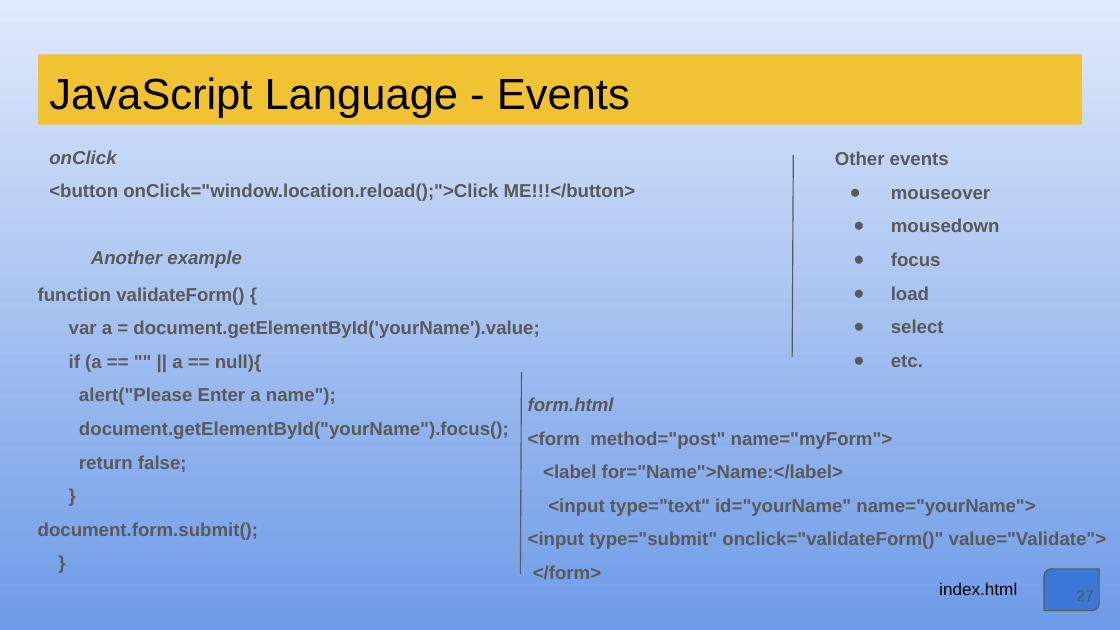
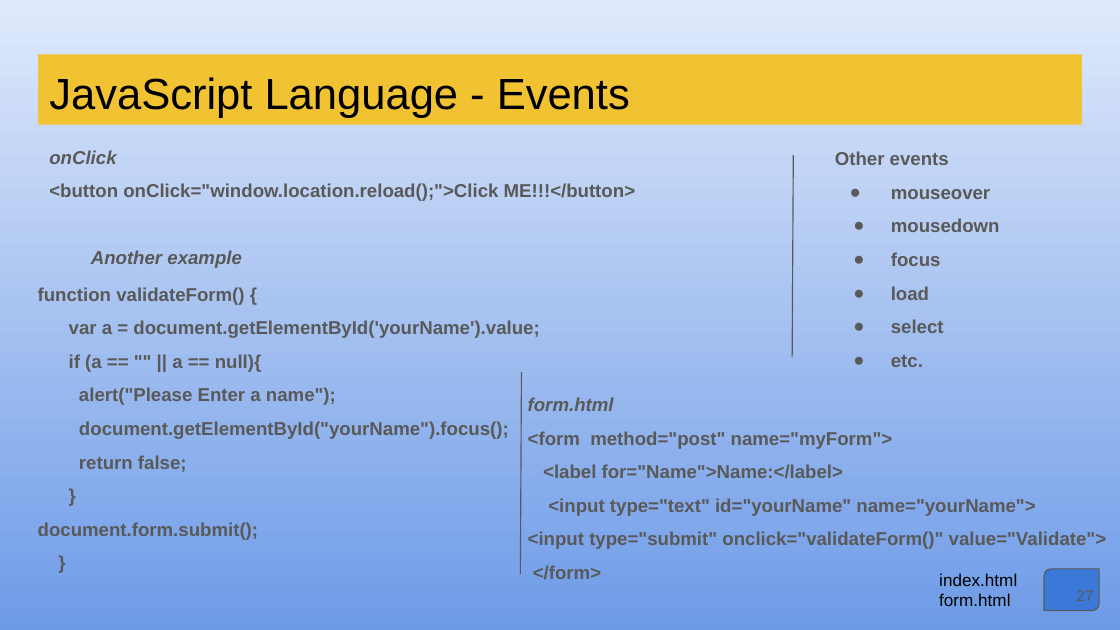
Before and after one commit to bkvspeaks/introToJavaScript, a slide deck: slide 27 of Intro_to_JavaScript.pptx. Drawn at 1120x630 pixels with LibreOffice and Linux fonts; fonts in the diff are those of the drawing. Boxes give left, top, right and bottom in pixels: in the first picture for what was removed or moved away, otherwise in the second. Text is boxed around its words. In the diff, an @@ line names an element or a change of style, - is before the commit and + after.

```diff
--- a/Intro_to_JavaScript.pptx
+++ b/Intro_to_JavaScript.pptx
@@ text "index.html": place and size @@
-text "index.html" at <box>939,582,1017,595</box>
+text "index.html" at <box>939,573,1017,606</box>
@@ text at <box>939,593,1010,606</box>: paragraph added @@
+form.html
```
Also in this commit, not shown: 4 other slides changed, 9 other files.
